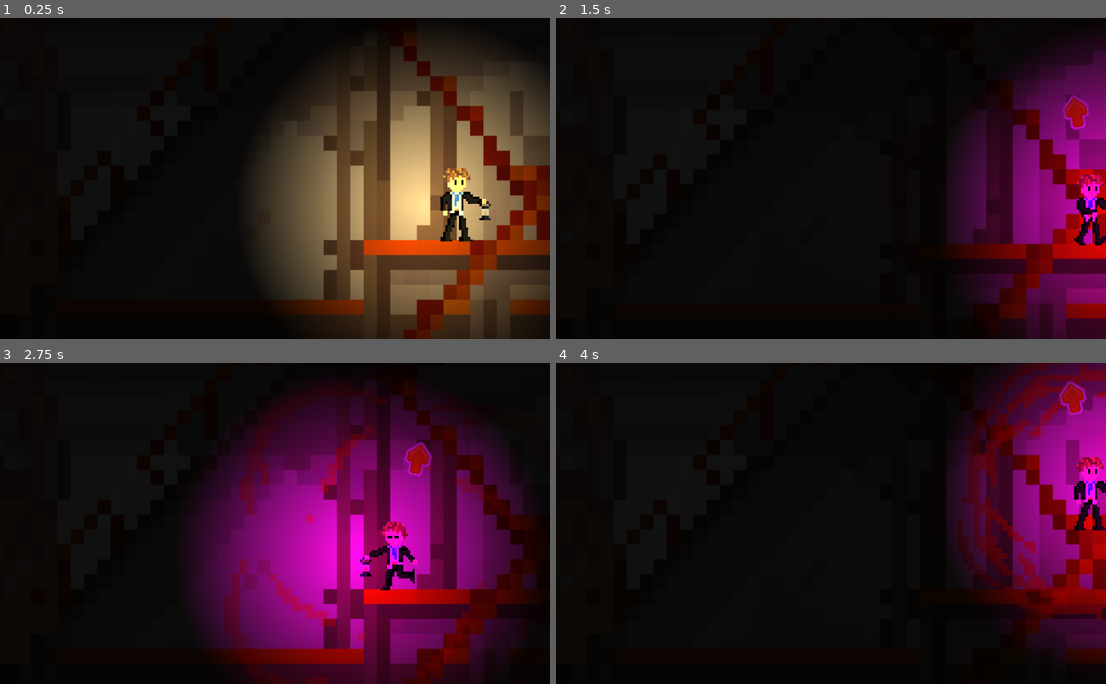
Above: before the commit, frames 1-4 (two rows, left to right).
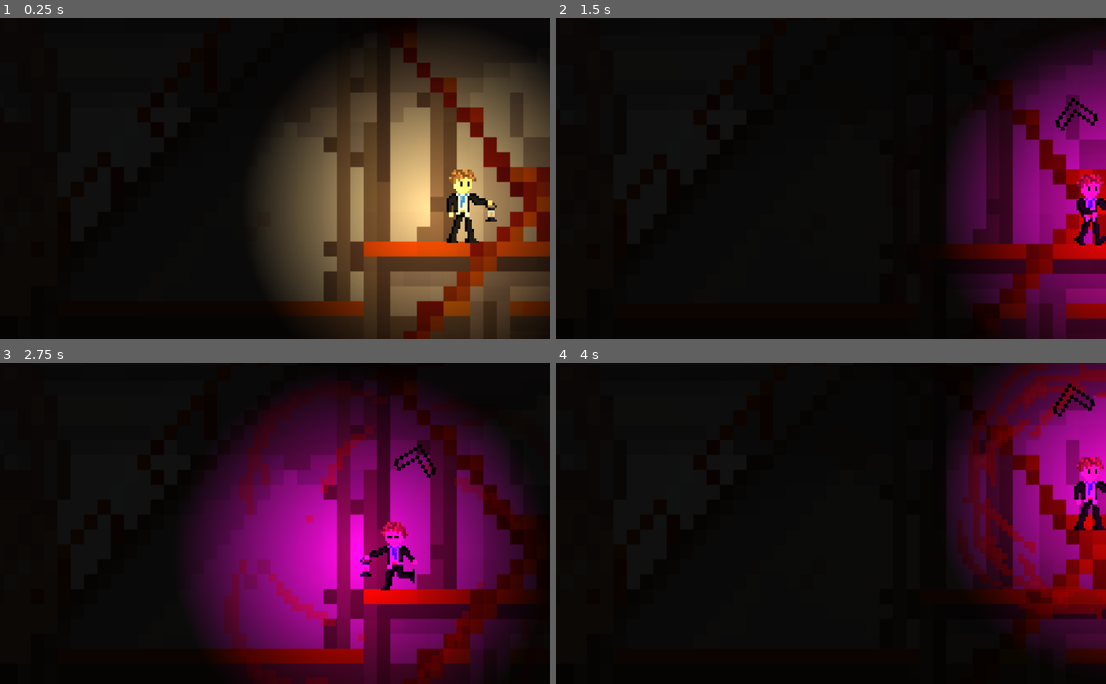
Above: after the commit, the same moments.

Repository: Joogensen/Lumen-Essense
Game: Godot game, scene res://Scenes/main.tscn
Same seed, same stepped clock (60 frames per second), same inputs: the game is played once before the commit and once after it.
Inputs:
- Up to frame 1 (0.25 s): no input
- Up to frame 2 (1.5 s): tap Enter at 0.5 s; hold E (light_switch) 0.53-1.28 s; hold Right (right) from 0.53 s (still down); tap Space (jump) at 0.77 s; tap C (change_light_color) at 1.35 s
- Up to frame 3 (2.75 s): tap Space (jump) at 1.52 s; tap E (light_switch) at 1.55 s; release Right (right) at 2.03 s; hold Left (left) from 2.03 s (still down); hold E (light_switch) from 2.03 s (still down)
- Up to frame 4 (4 s): release Left (left) at 2.78 s; release E (light_switch) at 2.78 s; hold Right (right) from 2.78 s (still down); tap Shift (toggle_lantern) at 2.85 s; tap Space (jump) at 3.02, 3.77 s; tap E (light_switch) at 3.05 s; hold E (light_switch) from 3.53 s (still down)

The runs differ from the first frame. In frame 1, 2.5% of the frame differs, in the area x 53-100%, y 8-98%; in frame 2, 0.5%; in frame 3, 0.5%; in frame 4, 0.5%.

Commit message:
FIx/ArrowImage
Updated arrow image for more clarity

Diff:
--- a/Scenes/main.tscn
+++ b/Scenes/main.tscn
@@ -3,10 +3,10 @@
 [ext_resource type="Texture2D" uid="uid://dsxy483ejcpid" path="res://Sprites/generate-a-dark-factory-background-that-has-some-e.png" id="1_5uln4"]
 [ext_resource type="PackedScene" uid="uid://bpnhj4ma24ipv" path="res://Scenes/player.tscn" id="1_ahjb2"]
 [ext_resource type="Texture2D" uid="uid://bjnhb0jdk7ns0" path="res://Sprites/2d_lights_and_shadows_neutral_point_light.webp" id="2_me62g"]
+[ext_resource type="Texture2D" uid="uid://b5lh1moqi58er" path="res://Sprites/right-arrow.png" id="4_a04uo"]
 [ext_resource type="Script" path="res://Scripts/point_light_2d_2.gd" id="4_ii5tc"]
 [ext_resource type="PackedScene" uid="uid://qw0pg7dirpay" path="res://Scenes/fuel.tscn" id="5_ieyf2"]
 [ext_resource type="Script" path="res://Scripts/area_2d.gd" id="5_v8i7n"]
-[ext_resource type="Texture2D" uid="uid://2mquoxs2eyn2" path="res://Sprites/arrow.png" id="6_0g6ni"]
 [ext_resource type="Texture2D" uid="uid://hf8ksyfjwmb8" path="res://Sprites/10.png" id="6_j5p50"]
 [ext_resource type="Script" path="res://Scripts/static_body_2d_5.gd" id="8_jq0ix"]
 [ext_resource type="PackedScene" uid="uid://c13ceq0624wy8" path="res://Scenes/LightSwitch.tscn" id="10_as27t"]
@@ -93,7 +93,7 @@
 color = Color(0.0666667, 0.0666667, 0.0666667, 1)
 
 [node name="Player" parent="." node_paths=PackedStringArray("canvas_modulate_node", "light_switch") instance=ExtResource("1_ahjb2")]
-position = Vector2(1089, 428)
+position = Vector2(1093, 427)
 canvas_modulate_node = NodePath("../CanvasModulate")
 light_switch = NodePath("../LightSwitch")
 metadata/_edit_group_ = true
@@ -110,6 +110,14 @@
 position_smoothing_enabled = true
 drag_horizontal_enabled = true
 drag_vertical_enabled = true
+
+[node name="Arrow" type="Sprite2D" parent="Player"]
+visible = false
+light_mask = 8
+visibility_layer = 8
+texture_filter = 1
+scale = Vector2(0.06, 0.06)
+texture = ExtResource("4_a04uo")
 
 [node name="PointLight2D" type="PointLight2D" parent="Player" node_paths=PackedStringArray("canvas_modulate_node")]
 light_mask = 5
@@ -125,13 +133,6 @@
 current_fuel = 50.0
 canvas_modulate_node = NodePath("../../CanvasModulate")
 
-[node name="Arrow" type="Sprite2D" parent="Player"]
-visible = false
-light_mask = 5
-texture_filter = 1
-scale = Vector2(0.1, 0.1)
-texture = ExtResource("6_0g6ni")
-
 [node name="Floor1" type="StaticBody2D" parent="." groups=["Platforms"]]
 metadata/_edit_group_ = true
 
--- a/Scripts/playerController.gd
+++ b/Scripts/playerController.gd
@@ -93,7 +93,7 @@
 		$Arrow.position = arrow_direction.normalized() * orbit_radius
 
 		# Rotate arrow so its "up" aligns with direction
-		$Arrow.rotation = arrow_direction.angle() - deg_to_rad(270)
+		$Arrow.rotation = arrow_direction.angle() - deg_to_rad(0)
 
 		# Hide arrow if close enough
 		if arrow_direction.length() < 100.0:
Binary file removed: Sprites/arrow.png
Binary file added: Sprites/right-arrow.png
Not shown, changed: Sprites/right-arrow.png.import
